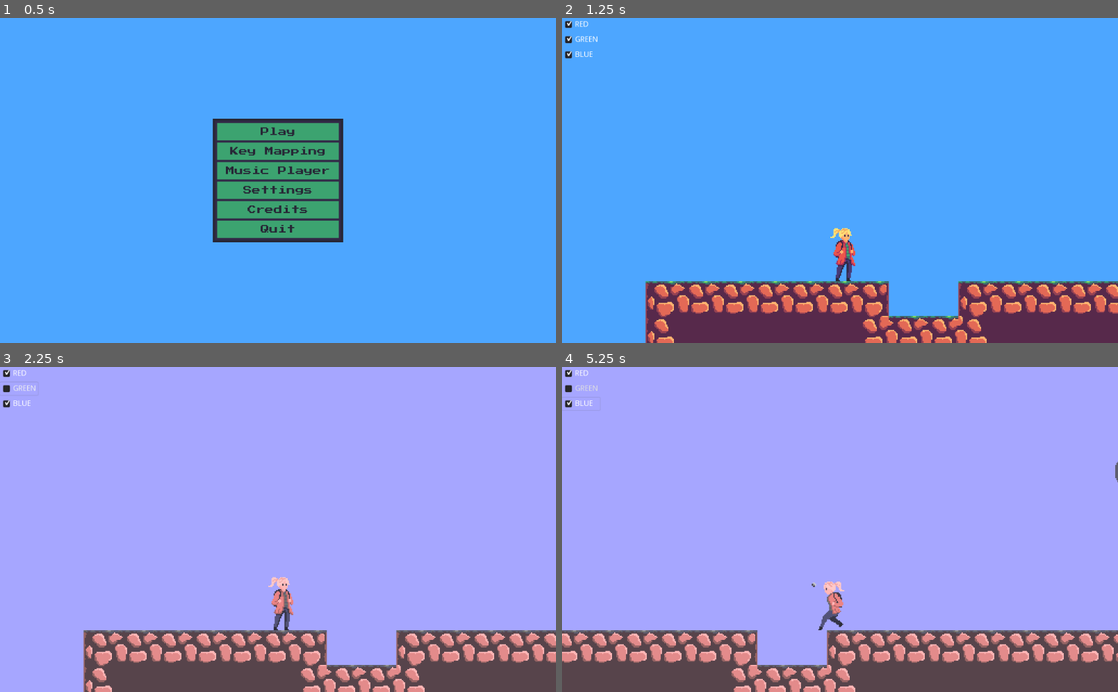
Above: before the commit, frames 1-4 (two rows, left to right).
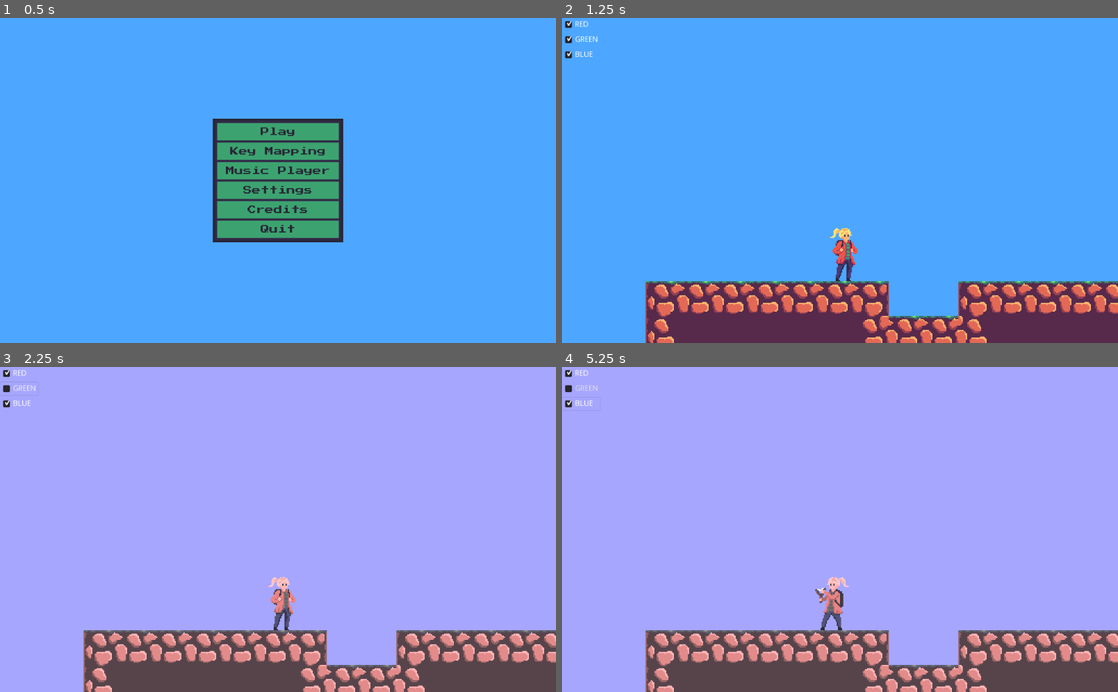
Above: after the commit, the same moments.

Repository: dardanbujupaj/rainbow-crystal
Game: Godot game, scene res://scenes/title_screen/TitleScreen.tscn
Same seed, same stepped clock (60 frames per second), same inputs: the game is played once before the commit and once after it.
Inputs (mouse positions are in pixels of both pictures, inside the frame that each line leads up to):
- Up to frame 1 (0.5 s): no input
- Up to frame 2 (1.25 s): click "Play" at 0.5 s
- Up to frame 3 (2.25 s): click "RED" at 1.25 s; click "GREEN" at 2 s
- Up to frame 4 (5.25 s): click "BLUE" at 2.75 s; tap Enter at 3.5 s; move the mouse to (962, 513) at 3.52 s; hold Right (g_right) 3.53-4.25 s; tap M (g_attack) at 3.6, 5.1 s; click (962, 513) at 3.67 s; tap Space (g_jump) at 3.77 s; drag from (728, 545) to (923, 662) at 4.27 s; move the mouse to (895, 458) at 5.02 s; hold Left (g_left) from 5.03 s (still down)

Frame 1 is identical in both runs. In frame 2, 0.2% of the frame differs, in the area x 48-54%, y 64-78%; in frame 3, 0.1%; in frame 4, 13%, in the area x 0-100%, y 29-100%.

Commit message:
Add gravity to slingshot projectile.
Stop character when shooting.
Update character animations.

Diff:
--- a/scenes/game/character/Character.gd
+++ b/scenes/game/character/Character.gd
@@ -37,10 +37,10 @@
 	animation_tree["parameters/conditions/running"] = abs(velocity.x) > 1
 	animation_tree["parameters/conditions/not_running"] = abs(velocity.x) < 1
 
-
+	var input_direction = Input.get_action_strength("g_right") - Input.get_action_strength("g_left")
+	var shooting = state_machine.get_current_node() == "shoot"
 	# handle horizontal movement
-	if Input.is_action_pressed("g_left") or Input.is_action_pressed("g_right"):
-		var input_direction = Input.get_action_strength("g_right") - Input.get_action_strength("g_left")
+	if abs(input_direction) > 0.1 and not shooting:
 
 		if $Sprite.scale.x == -sign(input_direction):
 			$Sprite.scale.x = sign(input_direction)
@@ -51,8 +51,10 @@
 		else:
 			velocity.x += input_direction * ACCELERATION * delta
 
+
 		# Limit speed
-		velocity.x = clamp(velocity.x, -MAX_SPEED, MAX_SPEED)
+		var speed_limit = MAX_SPEED * 2 if has_green_orb() else MAX_SPEED
+		velocity.x = clamp(velocity.x, -speed_limit, speed_limit)
 
 		#$character_body.play("walk")
 	else:
@@ -102,6 +104,14 @@
 
 
 
+# Helper functions to check if character has an orb
+func has_red_orb():
+	return has_node("Orb") and get_node("Orb").color == Color.red
+func has_green_orb():
+	return has_node("Orb") and get_node("Orb").color == Color.green
+func has_blue_orb():
+	return has_node("Orb") and get_node("Orb").color == Color.blue
+
 # Called by source, when character gets hit
 # decrease health and show impact
 func hit(damage: float, direction: Vector2):
@@ -117,10 +127,14 @@
 
 
 func shoot():
-	var instance = preload("res://scenes/game/character/SlingshotProjectile.tscn").instance()
-	instance.position = position + Vector2(0, -10)
-	instance.velocity = Vector2($Sprite.scale.x * 300, 0)
-	add_child(instance)
+	if state_machine.get_current_node() != "shoot":
+		state_machine.travel("shoot")
+		yield(get_tree().create_timer(0.5), "timeout")
+
+		var instance = preload("res://scenes/game/character/SlingshotProjectile.tscn").instance()
+		instance.position = position + Vector2(0, -7)
+		instance.velocity = Vector2($Sprite.scale.x * 300, -25)
+		add_child(instance)
 
 
 func apply_gravity(delta):
--- a/scenes/game/character/Character.tscn
+++ b/scenes/game/character/Character.tscn
@@ -7,6 +7,9 @@
 [sub_resource type="AnimationNodeAnimation" id=1]
 animation = "idle"
 
+[sub_resource type="AnimationNodeAnimation" id=16]
+animation = "jump"
+
 [sub_resource type="AnimationNodeAnimation" id=2]
 animation = "run"
 
@@ -31,48 +34,85 @@
 
 [sub_resource type="AnimationNodeStateMachineTransition" id=9]
 
+[sub_resource type="AnimationNodeStateMachineTransition" id=17]
+switch_mode = 2
+auto_advance = true
+
+[sub_resource type="AnimationNodeStateMachineTransition" id=18]
+
+[sub_resource type="AnimationNodeStateMachineTransition" id=19]
+
 [sub_resource type="AnimationNodeStateMachine" id=10]
 states/idle/node = SubResource( 1 )
 states/idle/position = Vector2( 152.5, 146 )
+states/jump/node = SubResource( 16 )
+states/jump/position = Vector2( 229.465, 8.3125 )
 states/run/node = SubResource( 2 )
 states/run/position = Vector2( 396.5, 76.5 )
 states/shoot/node = SubResource( 3 )
 states/shoot/position = Vector2( 364, 214 )
-transitions = [ "idle", "run", SubResource( 4 ), "run", "idl …(118 unchanged characters)… ( 8 ), "idle", "shoot", SubResource( 9 ) ]
+transitions = [ "idle", "run", SubResource( 4 ), "run", "idl …(118 unchanged characters)… ( 8 ), "idle", "shoot", SubResource( 9 ), "jump", "idle", SubResource( 17 ), "idle", "jump", SubResource( 18 ), "run", "jump", SubResource( 19 ) ]
 start_node = "idle"
-graph_offset = Vector2( -85.4101, 9.375 )
+graph_offset = Vector2( -4.375, -28.5 )
 
 [sub_resource type="AnimationNodeStateMachinePlayback" id=11]
 
 [sub_resource type="Animation" id=12]
-length = 0.1
-tracks/0/type = "value"
-tracks/0/path = NodePath("Sprite:region_rect")
-tracks/0/interp = 0
-tracks/0/loop_wrap = true
-tracks/0/imported = false
-tracks/0/enabled = true
-tracks/0/keys = {
-"times": PoolRealArray( 0 ),
-"transitions": PoolRealArray( 1 ),
-"update": 0,
-"values": [ Rect2( 0, 0, 64, 64 ) ]
-}
-tracks/1/type = "value"
-tracks/1/path = NodePath("Sprite:offset")
-tracks/1/interp = 0
-tracks/1/loop_wrap = true
-tracks/1/imported = false
-tracks/1/enabled = true
-tracks/1/keys = {
-"times": PoolRealArray( 0 ),
-"transitions": PoolRealArray( 1 ),
-"update": 0,
-"values": [ Vector2( 0, 0 ) ]
+loop = true
+tracks/0/type = "value"
+tracks/0/path = NodePath("Sprite:region_rect")
+tracks/0/interp = 0
+tracks/0/loop_wrap = true
+tracks/0/imported = false
+tracks/0/enabled = true
+tracks/0/keys = {
+"times": PoolRealArray( 0, 0.6 ),
+"transitions": PoolRealArray( 1, 1 ),
+"update": 0,
+"values": [ Rect2( 0, 0, 64, 64 ), Rect2( 64, 0, 64, 64 ) ]
+}
+tracks/1/type = "value"
+tracks/1/path = NodePath("Sprite:offset")
+tracks/1/interp = 0
+tracks/1/loop_wrap = true
+tracks/1/imported = false
+tracks/1/enabled = true
+tracks/1/keys = {
+"times": PoolRealArray( 0, 0.6 ),
+"transitions": PoolRealArray( 1, 1 ),
+"update": 0,
+"values": [ Vector2( 0, 0 ), Vector2( 0, 0 ) ]
+}
+
+[sub_resource type="Animation" id=15]
+length = 0.8
+tracks/0/type = "value"
+tracks/0/path = NodePath("Sprite:region_rect")
+tracks/0/interp = 0
+tracks/0/loop_wrap = true
+tracks/0/imported = false
+tracks/0/enabled = true
+tracks/0/keys = {
+"times": PoolRealArray( 0, 0.2, 0.4, 0.6 ),
+"transitions": PoolRealArray( 1, 1, 1, 1 ),
+"update": 0,
+"values": [ Rect2( 1088, 0, 64, 64 ), Rect2( 1152, 0, 64, 64 ), Rect2( 1216, 0, 64, 64 ), Rect2( 1280, 0, 64, 64 ) ]
+}
+tracks/1/type = "value"
+tracks/1/path = NodePath("Sprite:offset")
+tracks/1/interp = 0
+tracks/1/loop_wrap = true
+tracks/1/imported = false
+tracks/1/enabled = true
+tracks/1/keys = {
+"times": PoolRealArray( 0, 0.2, 0.4, 0.6 ),
+"transitions": PoolRealArray( 1, 1, 1, 1 ),
+"update": 0,
+"values": [ Vector2( 0, 0 ), Vector2( 0, 0 ), Vector2( 0, 0 ), Vector2( 0, 0 ) ]
 }
 
 [sub_resource type="Animation" id=13]
-length = 0.8
+length = 1.6
 loop = true
 tracks/0/type = "value"
 tracks/0/path = NodePath("Sprite:region_rect")
@@ -81,52 +121,53 @@
 tracks/0/imported = false
 tracks/0/enabled = true
 tracks/0/keys = {
-"times": PoolRealArray( 0, 0.1, 0.2, 0.3, 0.4, 0.5, 0.6, 0.7 ),
+"times": PoolRealArray( 0, 0.2, 0.4, 0.6, 0.8, 1, 1.2, 1.4 ),
 "transitions": PoolRealArray( 1, 1, 1, 1, 1, 1, 1, 1 ),
 "update": 0,
-"values": [ Rect2( 64, 0, 64, 64 ), Rect2( 128, 0, 64, 64 ), Rect2( 192, 0, 64, 64 ), Rect2( 256, 0, 64, 64 ), Rect2( 320, 0, 64, 64 ), Rect2( 384, 0, 64, 64 ), Rect2( 448, 0, 64, 64 ), Rect2( 512, 0, 64, 64 ) ]
-}
-tracks/1/type = "value"
-tracks/1/path = NodePath("Sprite:offset")
-tracks/1/interp = 0
-tracks/1/loop_wrap = true
-tracks/1/imported = false
-tracks/1/enabled = true
-tracks/1/keys = {
-"times": PoolRealArray( 0, 0.1, 0.2, 0.3, 0.4, 0.5, 0.6, 0.7 ),
+"values": [ Rect2( 128, 0, 64, 64 ), Rect2( 192, 0, 64, 64 ), Rect2( 256, 0, 64, 64 ), Rect2( 320, 0, 64, 64 ), Rect2( 384, 0, 64, 64 ), Rect2( 448, 0, 64, 64 ), Rect2( 512, 0, 64, 64 ), Rect2( 576, 0, 64, 64 ) ]
+}
+tracks/1/type = "value"
+tracks/1/path = NodePath("Sprite:offset")
+tracks/1/interp = 0
+tracks/1/loop_wrap = true
+tracks/1/imported = false
+tracks/1/enabled = true
+tracks/1/keys = {
+"times": PoolRealArray( 0, 0.2, 0.4, 0.6, 0.8, 1, 1.2, 1.4 ),
 "transitions": PoolRealArray( 1, 1, 1, 1, 1, 1, 1, 1 ),
 "update": 0,
 "values": [ Vector2( 0, 0 ), Vector2( 0, 0 ), Vector2( 0, 0 ), Vector2( 0, 0 ), Vector2( 0, 0 ), Vector2( 0, 0 ), Vector2( 0, 0 ), Vector2( 0, 0 ) ]
 }
 
 [sub_resource type="Animation" id=14]
-length = 0.8
-tracks/0/type = "value"
-tracks/0/path = NodePath("Sprite:region_rect")
-tracks/0/interp = 0
-tracks/0/loop_wrap = true
-tracks/0/imported = false
-tracks/0/enabled = true
-tracks/0/keys = {
-"times": PoolRealArray( 0, 0.1, 0.2, 0.3, 0.4, 0.5, 0.6, 0.7 ),
-"transitions": PoolRealArray( 1, 1, 1, 1, 1, 1, 1, 1 ),
-"update": 0,
-"values": [ Rect2( 576, 0, 64, 64 ), Rect2( 640, 0, 64, 64 ), Rect2( 704, 0, 64, 64 ), Rect2( 768, 0, 64, 64 ), Rect2( 832, 0, 64, 64 ), Rect2( 896, 0, 64, 64 ), Rect2( 960, 0, 64, 64 ), Rect2( 1024, 0, 64, 64 ) ]
-}
-tracks/1/type = "value"
-tracks/1/path = NodePath("Sprite:offset")
-tracks/1/interp = 0
-tracks/1/loop_wrap = true
-tracks/1/imported = false
-tracks/1/enabled = true
-tracks/1/keys = {
-"times": PoolRealArray( 0, 0.1, 0.2, 0.3, 0.4, 0.5, 0.6, 0.7 ),
-"transitions": PoolRealArray( 1, 1, 1, 1, 1, 1, 1, 1 ),
-"update": 0,
-"values": [ Vector2( 0, 0 ), Vector2( 0, 0 ), Vector2( 0, 0 ), Vector2( 0, 0 ), Vector2( 0, 0 ), Vector2( 0, 0 ), Vector2( 0, 0 ), Vector2( 0, 0 ) ]
+length = 0.7
+tracks/0/type = "value"
+tracks/0/path = NodePath("Sprite:region_rect")
+tracks/0/interp = 0
+tracks/0/loop_wrap = true
+tracks/0/imported = false
+tracks/0/enabled = true
+tracks/0/keys = {
+"times": PoolRealArray( 0, 0.1, 0.2, 0.3, 0.4, 0.5, 0.6 ),
+"transitions": PoolRealArray( 1, 1, 1, 1, 1, 1, 1 ),
+"update": 0,
+"values": [ Rect2( 640, 0, 64, 64 ), Rect2( 704, 0, 64, 64 ), Rect2( 768, 0, 64, 64 ), Rect2( 832, 0, 64, 64 ), Rect2( 896, 0, 64, 64 ), Rect2( 960, 0, 64, 64 ), Rect2( 1024, 0, 64, 64 ) ]
+}
+tracks/1/type = "value"
+tracks/1/path = NodePath("Sprite:offset")
+tracks/1/interp = 0
+tracks/1/loop_wrap = true
+tracks/1/imported = false
+tracks/1/enabled = true
+tracks/1/keys = {
+"times": PoolRealArray( 0, 0.1, 0.2, 0.3, 0.4, 0.5, 0.6 ),
+"transitions": PoolRealArray( 1, 1, 1, 1, 1, 1, 1 ),
+"update": 0,
+"values": [ Vector2( 0, 0 ), Vector2( 0, 0 ), Vector2( 0, 0 ), Vector2( 0, 0 ), Vector2( 0, 0 ), Vector2( 0, 0 ), Vector2( 0, 0 ) ]
 }
 
 [node name="Character" type="KinematicBody2D"]
+use_parent_material = true
 z_index = 1
 collision_mask = 2
 script = ExtResource( 3 )
@@ -144,13 +185,15 @@
 
 [node name="AnimationPlayer" type="AnimationPlayer" parent="."]
 anims/idle = SubResource( 12 )
+anims/jump = SubResource( 15 )
 anims/run = SubResource( 13 )
 anims/shoot = SubResource( 14 )
 
 [node name="Sprite" type="Sprite" parent="."]
+use_parent_material = true
 texture = ExtResource( 1 )
 region_enabled = true
-region_rect = Rect2( 0, 0, 64, 64 )
+region_rect = Rect2( 64, 0, 64, 64 )
 
 [node name="CameraCenter" type="Node2D" parent="."]
 position = Vector2( -0.23375, -61.082 )
--- a/scenes/game/character/SlingshotProjectile.gd
+++ b/scenes/game/character/SlingshotProjectile.gd
@@ -11,4 +11,5 @@
 
 # Called every frame. 'delta' is the elapsed time since the previous frame.
 func _physics_process(delta: float) -> void:
+	velocity.y += 98 * delta
 	position += velocity * delta
--- a/scenes/game/character/character.json
+++ b/scenes/game/character/character.json
@@ -5,7 +5,7 @@
     "trimmed": false,
     "spriteSourceSize": { "x": 0, "y": 0, "w": 64, "h": 64 },
     "sourceSize": { "w": 64, "h": 64 },
-    "duration": 100
+    "duration": 600
    },
    "character 1.aseprite": {
     "frame": { "x": 64, "y": 0, "w": 64, "h": 64 },
@@ -13,7 +13,7 @@
     "trimmed": false,
     "spriteSourceSize": { "x": 0, "y": 0, "w": 64, "h": 64 },
     "sourceSize": { "w": 64, "h": 64 },
-    "duration": 100
+    "duration": 400
    },
    "character 2.aseprite": {
     "frame": { "x": 128, "y": 0, "w": 64, "h": 64 },
@@ -21,7 +21,7 @@
     "trimmed": false,
     "spriteSourceSize": { "x": 0, "y": 0, "w": 64, "h": 64 },
     "sourceSize": { "w": 64, "h": 64 },
-    "duration": 100
+    "duration": 200
    },
    "character 3.aseprite": {
     "frame": { "x": 192, "y": 0, "w": 64, "h": 64 },
@@ -29,7 +29,7 @@
     "trimmed": false,
     "spriteSourceSize": { "x": 0, "y": 0, "w": 64, "h": 64 },
     "sourceSize": { "w": 64, "h": 64 },
-    "duration": 100
+    "duration": 200
    },
    "character 4.aseprite": {
     "frame": { "x": 256, "y": 0, "w": 64, "h": 64 },
@@ -37,7 +37,7 @@
     "trimmed": false,
     "spriteSourceSize": { "x": 0, "y": 0, "w": 64, "h": 64 },
     "sourceSize": { "w": 64, "h": 64 },
-    "duration": 100
+    "duration": 200
    },
    "character 5.aseprite": {
     "frame": { "x": 320, "y": 0, "w": 64, "h": 64 },
@@ -45,7 +45,7 @@
     "trimmed": false,
     "spriteSourceSize": { "x": 0, "y": 0, "w": 64, "h": 64 },
     "sourceSize": { "w": 64, "h": 64 },
-    "duration": 100
+    "duration": 200
    },
    "character 6.aseprite": {
     "frame": { "x": 384, "y": 0, "w": 64, "h": 64 },
@@ -53,7 +53,7 @@
     "trimmed": false,
     "spriteSourceSize": { "x": 0, "y": 0, "w": 64, "h": 64 },
     "sourceSize": { "w": 64, "h": 64 },
-    "duration": 100
+    "duration": 200
    },
    "character 7.aseprite": {
     "frame": { "x": 448, "y": 0, "w": 64, "h": 64 },
@@ -61,7 +61,7 @@
     "trimmed": false,
     "spriteSourceSize": { "x": 0, "y": 0, "w": 64, "h": 64 },
     "sourceSize": { "w": 64, "h": 64 },
-    "duration": 100
+    "duration": 200
    },
    "character 8.aseprite": {
     "frame": { "x": 512, "y": 0, "w": 64, "h": 64 },
@@ -69,7 +69,7 @@
     "trimmed": false,
     "spriteSourceSize": { "x": 0, "y": 0, "w": 64, "h": 64 },
     "sourceSize": { "w": 64, "h": 64 },
-    "duration": 100
+    "duration": 200
    },
    "character 9.aseprite": {
     "frame": { "x": 576, "y": 0, "w": 64, "h": 64 },
@@ -77,7 +77,7 @@
     "trimmed": false,
     "spriteSourceSize": { "x": 0, "y": 0, "w": 64, "h": 64 },
     "sourceSize": { "w": 64, "h": 64 },
-    "duration": 100
+    "duration": 200
    },
    "character 10.aseprite": {
     "frame": { "x": 640, "y": 0, "w": 64, "h": 64 },
@@ -134,6 +134,38 @@
     "spriteSourceSize": { "x": 0, "y": 0, "w": 64, "h": 64 },
     "sourceSize": { "w": 64, "h": 64 },
     "duration": 100
+   },
+   "character 17.aseprite": {
+    "frame": { "x": 1088, "y": 0, "w": 64, "h": 64 },
+    "rotated": false,
+    "trimmed": false,
+    "spriteSourceSize": { "x": 0, "y": 0, "w": 64, "h": 64 },
+    "sourceSize": { "w": 64, "h": 64 },
+    "duration": 200
+   },
+   "character 18.aseprite": {
+    "frame": { "x": 1152, "y": 0, "w": 64, "h": 64 },
+    "rotated": false,
+    "trimmed": false,
+    "spriteSourceSize": { "x": 0, "y": 0, "w": 64, "h": 64 },
+    "sourceSize": { "w": 64, "h": 64 },
+    "duration": 200
+   },
+   "character 19.aseprite": {
+    "frame": { "x": 1216, "y": 0, "w": 64, "h": 64 },
+    "rotated": false,
+    "trimmed": false,
+    "spriteSourceSize": { "x": 0, "y": 0, "w": 64, "h": 64 },
+    "sourceSize": { "w": 64, "h": 64 },
+    "duration": 200
+   },
+   "character 20.aseprite": {
+    "frame": { "x": 1280, "y": 0, "w": 64, "h": 64 },
+    "rotated": false,
+    "trimmed": false,
+    "spriteSourceSize": { "x": 0, "y": 0, "w": 64, "h": 64 },
+    "sourceSize": { "w": 64, "h": 64 },
+    "duration": 200
    }
  },
  "meta": {
@@ -141,12 +173,13 @@
   "version": "1.2.25",
   "image": "character.png",
   "format": "RGBA8888",
-  "size": { "w": 1088, "h": 64 },
+  "size": { "w": 1344, "h": 64 },
   "scale": "1",
   "frameTags": [
-   { "name": "idle", "from": 0, "to": 0, "direction": "forward" },
-   { "name": "run", "from": 1, "to": 8, "direction": "forward" },
-   { "name": "shoot", "from": 9, "to": 16, "direction": "forward" }
+   { "name": "idle", "from": 0, "to": 1, "direction": "forward" },
+   { "name": "run", "from": 2, "to": 9, "direction": "forward" },
+   { "name": "shoot", "from": 10, "to": 16, "direction": "forward" },
+   { "name": "jump", "from": 17, "to": 20, "direction": "forward" }
   ],
   "layers": [
    { "name": "leg back", "opacity": 255, "blendMode": "normal" },
Not shown: 1 places in scenes/game/character/Character.tscn that only renumber resources
Binary file changed: scenes/game/character/character.aseprite
Binary file changed: scenes/game/character/character.png
